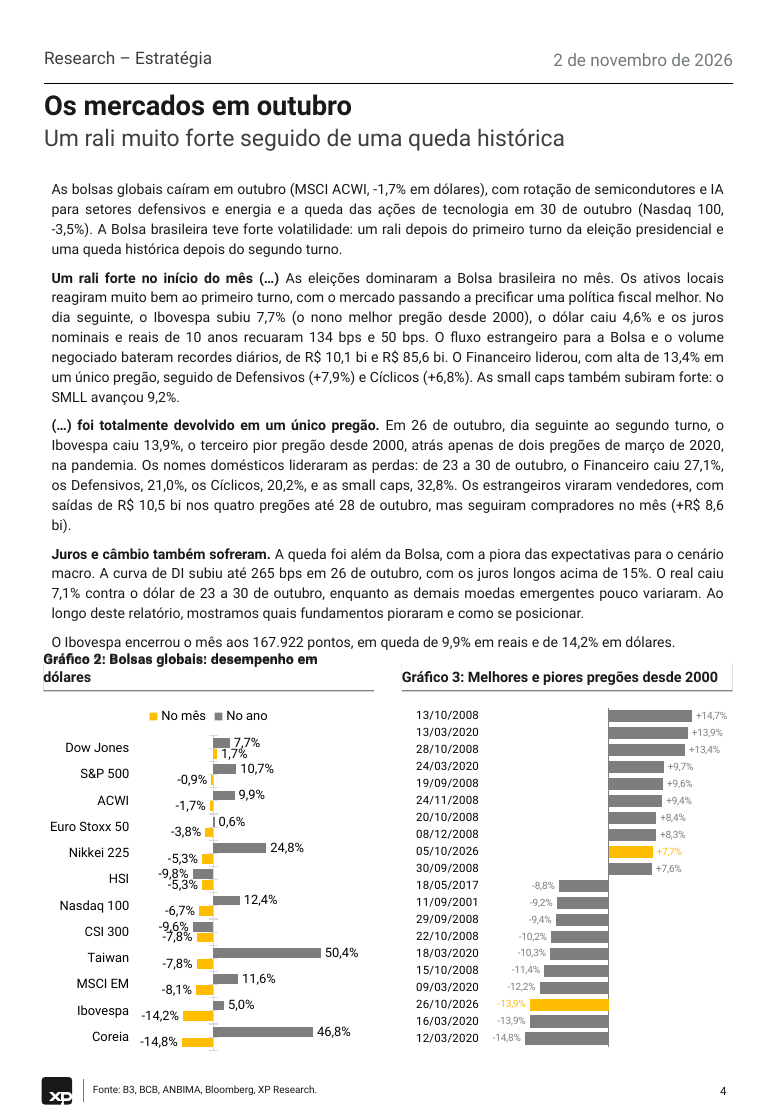
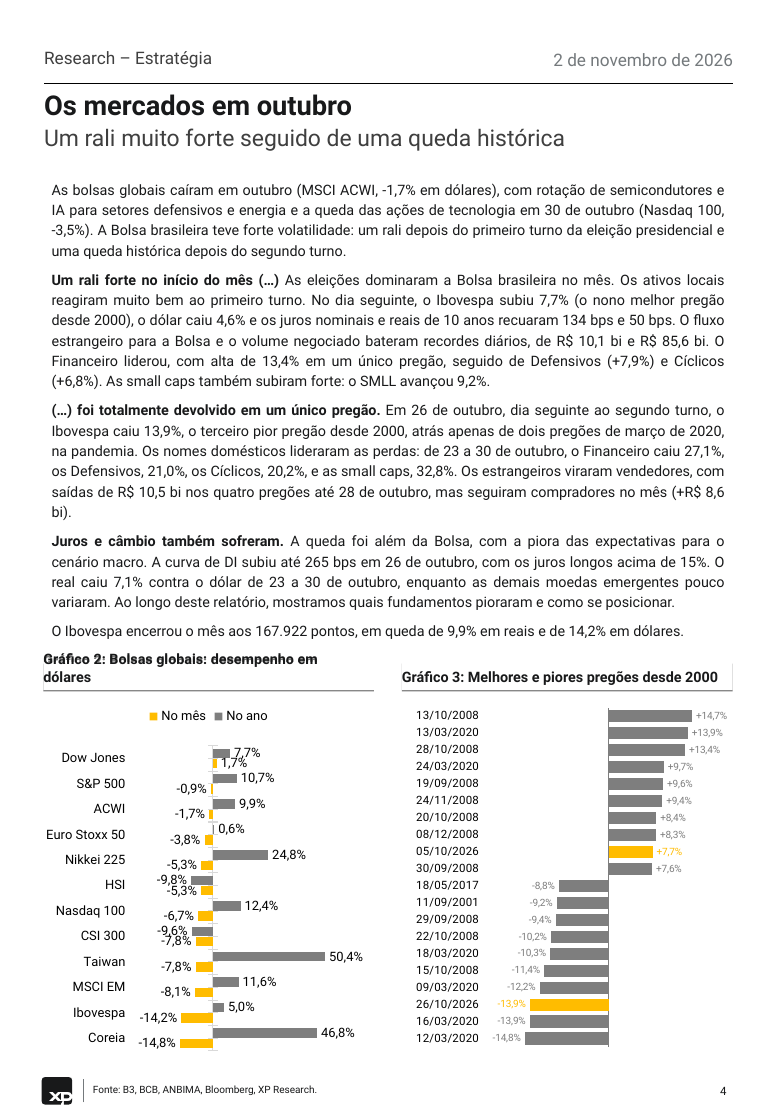
Before and after one commit to CaioLSouza/xp-ray-nov26, a slide deck: slide 4 of Raio XP - Novembro 2026 (PT).pptx. Drawn at 775x1120 pixels with LibreOffice and Linux fonts; fonts in the diff are those of the drawing. Boxes give left, top, right and bottom in pixels: in the first picture for what was removed or moved away, otherwise in the second. Text is boxed around its words. In the diff, an @@ line names an element or a change of style, - is before the commit and + after.

```diff
--- a/Raio XP - Novembro 2026 (PT).pptx
+++ b/Raio XP - Novembro 2026 (PT).pptx
@@ text at (52,183,725,639): size 9.8 to 10 pt in "As bolsas globais caíram em outubro (MSCI ...", "(…) foi totalmente devolvido em um único ...", "Juros e câmbio também sofreram. A queda ...", "O Ibovespa encerrou o mês aos 167.922 ..." @@
@@ text at (52,274,725,389): text changed; size 9.8 to 10 pt @@
-Um rali forte no início do mês (…) As eleições dominaram a Bolsa brasileira no mês. Os ativos locais reagiram muito bem ao primeiro turno, com o mercado passando a precificar uma política fiscal melhor. No dia seguinte, o Ibovespa subiu 7,7% (o nono melhor pregão desde 2000), o dólar caiu 4,6% e os juros nominais e reais de 10 anos recuaram 134 bps e 50 bps. O fluxo estrangeiro para a Bolsa e o volume negociado bateram recordes diários, de R$ 10,1 bi e R$ 85,6 bi. O Financeiro liderou, com alta de 13,4% em um único pregão, seguido de Defensivos (+7,9%) e Cíclicos (+6,8%). As small caps também subiram forte: o SMLL avançou 9,2%.
+Um rali forte no início do mês (…) As eleições dominaram a Bolsa brasileira no mês. Os ativos locais reagiram muito bem ao primeiro turno. No dia seguinte, o Ibovespa subiu 7,7% (o nono melhor pregão desde 2000), o dólar caiu 4,6% e os juros nominais e reais de 10 anos recuaram 134 bps e 50 bps. O fluxo estrangeiro para a Bolsa e o volume negociado bateram recordes diários, de R$ 10,1 bi e R$ 85,6 bi. O Financeiro liderou, com alta de 13,4% em um único pregão, seguido de Defensivos (+7,9%) e Cíclicos (+6,8%). As small caps também subiram forte: o SMLL avançou 9,2%.
@@ bar chart at (43,698,374,1057) @@
@@ plot area changed @@
```
Also in this commit, not shown: 22 other slides changed, 1 other file.
